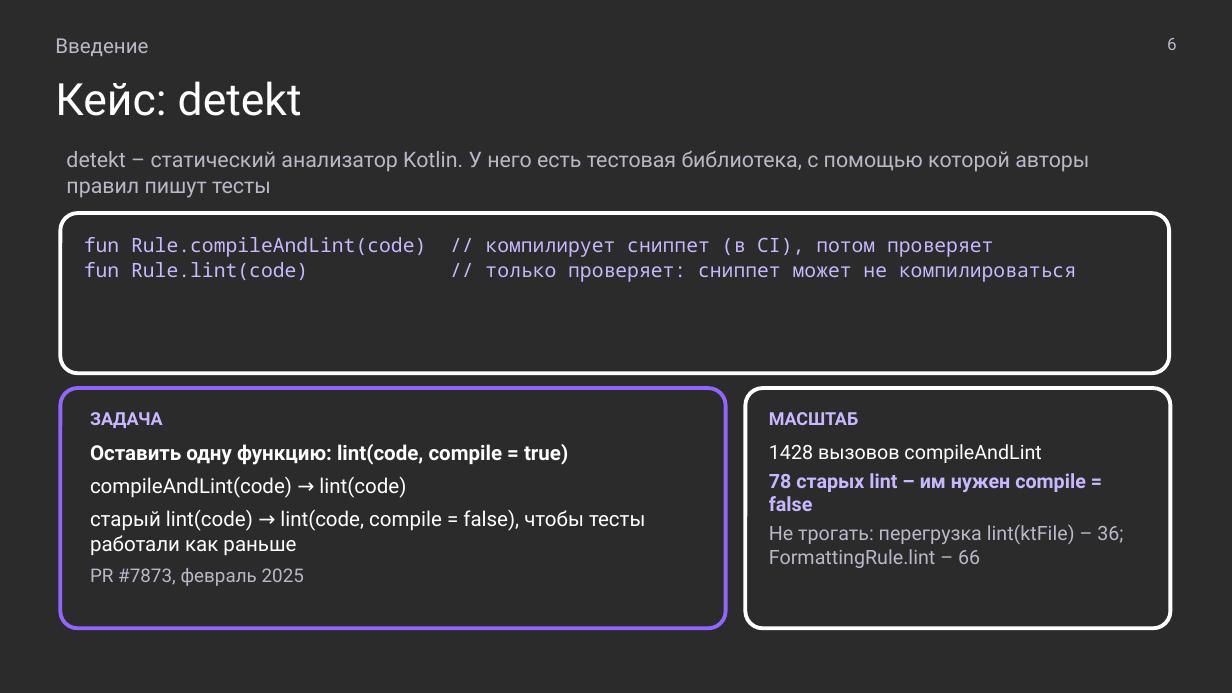
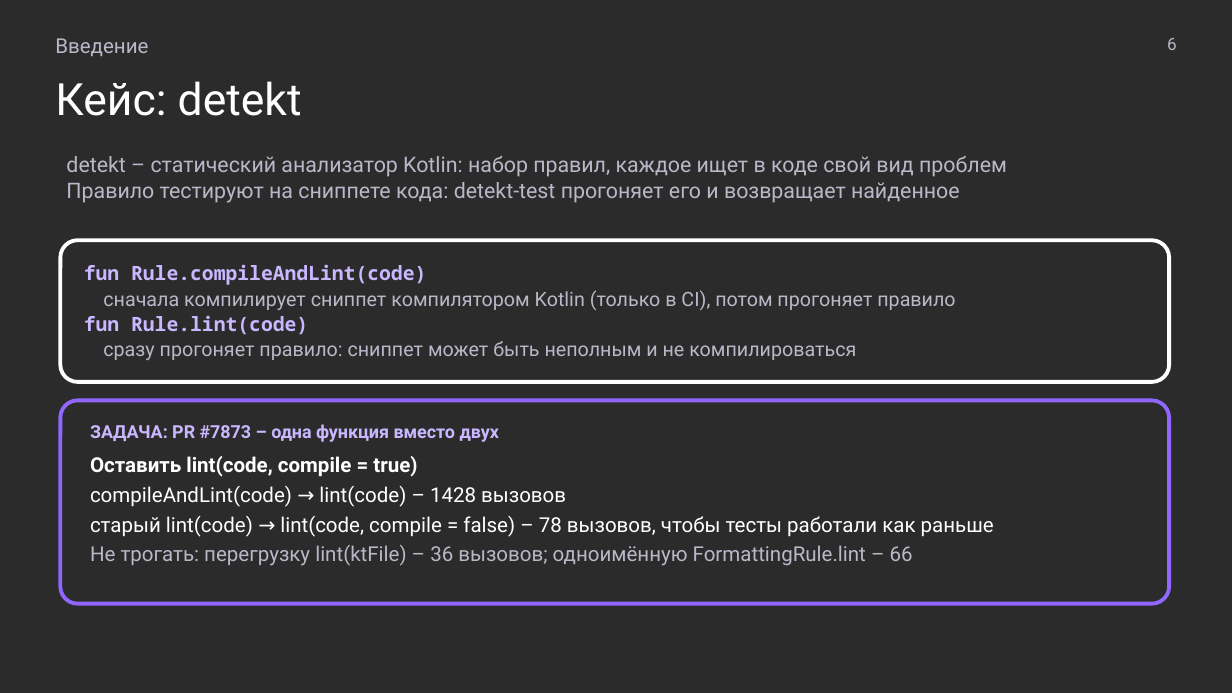
Before and after one commit to MchKosticyn/ide-refactoring-in-ai-agents, a slide deck: slide 6 of Доклад_ Рефакторинг в ИИ-агентах.pptx. Drawn at 1232x693 pixels with LibreOffice and Linux fonts; fonts in the diff are those of the drawing; background and template pictures are left out; a plain dark background stands for a picture behind light text. Boxes give left, top, right and bottom in pixels: in the first picture for what was removed or moved away, otherwise in the second. Text is boxed around its words. In the diff, an @@ line names an element or a change of style, - is before the commit and + after.

Commit message:
Port manual edits (title, definition, QA, agent, LSP intro, 4-chapter plan); 'About us' with photo placeholders; detekt case rewritten; human approach as PR screenshot + IDE tools slide; approaches sub-plan; table column names

```diff
--- a/Доклад_ Рефакторинг в ИИ-агентах.pptx
+++ b/Доклад_ Рефакторинг в ИИ-агентах.pptx
@@ text at box(66, 156, 1007, 203): text changed @@
-detekt – статический анализатор Kotlin. У него есть тестовая библиотека, с помощью которой авторы правил пишут тесты
+detekt – статический анализатор Kotlin: набор правил, каждое ищет в коде свой вид проблем
+Правило тестируют на сниппете кода: detekt-test прогоняет его и возвращает найденное
@@ rounded rectangle "fun Rule.compileAndLint(code)": place and size @@
-rounded rectangle "fun Rule.compileAndLint(code)" at box(60, 213, 1169, 373)
+rounded rectangle "fun Rule.compileAndLint(code)" at box(60, 240, 1169, 382)
@@ rounded rectangle "fun Rule.compileAndLint(code)" at box(60, 240, 1169, 382): vertical alignment top to middle; proportions changed @@
@@ text in rounded rectangle at box(84, 264, 955, 360): text changed; font Noto Sans Mono to Roboto; text colour #C9B8FF to #B8B8C8 @@
-fun Rule.compileAndLint(code) // компилирует сниппет (в CI), потом проверяет
-fun Rule.lint(code) // только проверяет: сниппет может не компилироваться
+fun Rule.compileAndLint(code)
+сначала компилирует сниппет компилятором Kotlin (только в CI), потом прогоняет правило
+fun Rule.lint(code)
+сразу прогоняет правило: сниппет может быть неполным и не компилироваться
@@ rounded rectangle removed at box(745, 388, 1170, 628) @@
-МАСШТАБ
-1428 вызовов compileAndLint
-78 старых lint – им нужен compile = false
-Не трогать: перегрузка lint(ktFile) – 36; FormattingRule.lint – 66
@@ rounded rectangle "ЗАДАЧА: PR #7873 – одна ...": place and size @@
-rounded rectangle "ЗАДАЧА: PR #7873 – одна ..." at box(60, 388, 726, 628)
+rounded rectangle "ЗАДАЧА: PR #7873 – одна ..." at box(60, 400, 1169, 604)
@@ rounded rectangle "ЗАДАЧА: PR #7873 – одна ..." at box(60, 400, 1169, 604): proportions changed @@
@@ text in rounded rectangle at box(90, 424, 994, 566): text changed @@
-ЗАДАЧА
-Оставить одну функцию: lint(code, compile = true)
-compileAndLint(code) → lint(code)
-старый lint(code) → lint(code, compile = false), чтобы тесты работали как раньше
-PR #7873, февраль 2025
+ЗАДАЧА: PR #7873 – одна функция вместо двух
+Оставить lint(code, compile = true)
+compileAndLint(code) → lint(code) – 1428 вызовов
+старый lint(code) → lint(code, compile = false) – 78 вызовов, чтобы тесты работали как раньше
+Не трогать: перегрузку lint(ktFile) – 36 вызовов; одноимённую FormattingRule.lint – 66
```
Also in this commit, not shown: 40 other slides changed, 4 slides added, 2 slides removed, 4 other files.
